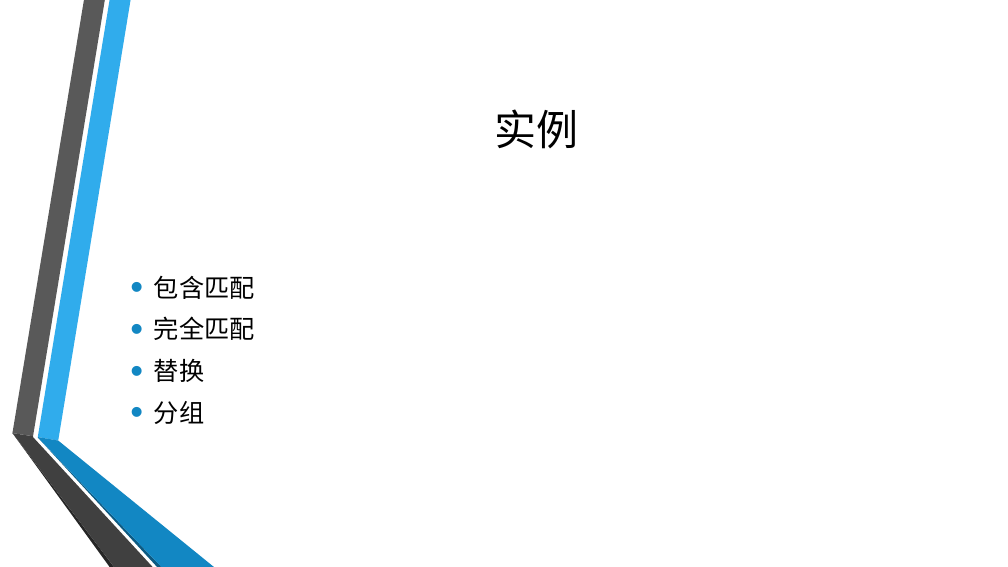
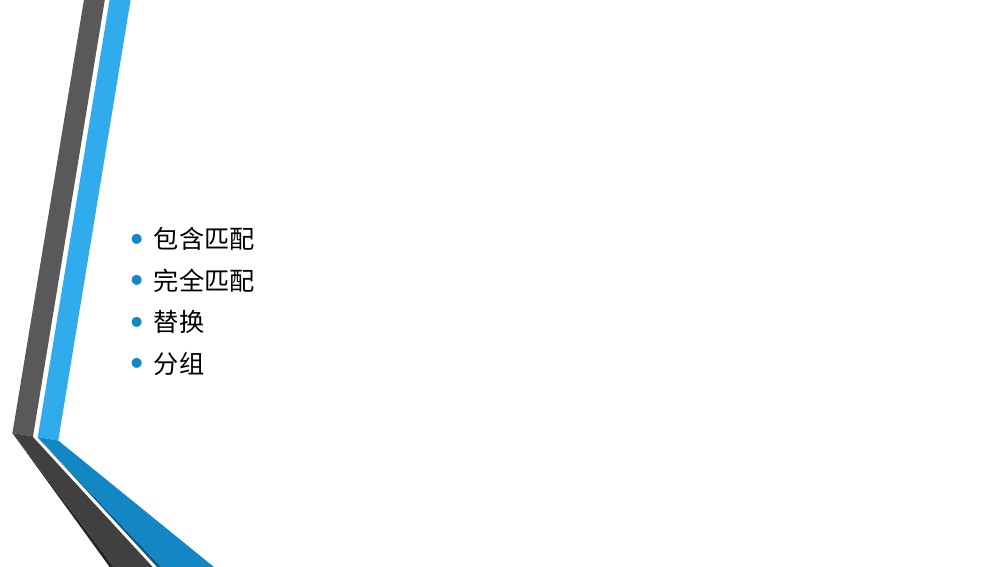
Before and after one commit to zj2626/demo, a slide deck: slide 8 of demo/src/main/java/com/kdniao/logisticsfront/common/biz/service/impl/regex/正则.pptx (slide 7 before the commit). Drawn at 1008x567 pixels with LibreOffice and Linux fonts; fonts in the diff are those of the drawing; background and template pictures are left out. Boxes give left, top, right and bottom in pixels: in the first picture for what was removed or moved away, otherwise in the second. Text is boxed around its words. In the diff, an @@ line names an element or a change of style, - is before the commit and + after.

```diff
--- a/demo/src/main/java/com/kdniao/logisticsfront/common/biz/service/impl/regex/正则.pptx
+++ b/demo/src/main/java/com/kdniao/logisticsfront/common/biz/service/impl/regex/正则.pptx
@@ title removed at [495,109,579,149] @@
-实例
@@ text "包含匹配": place and size @@
-text "包含匹配" at [154,276,255,424]
+text "包含匹配" at [154,227,255,375]
```
Also in this commit, not shown: 3 other slides changed, 2 slides added, 1 slide removed, 1 other file.
